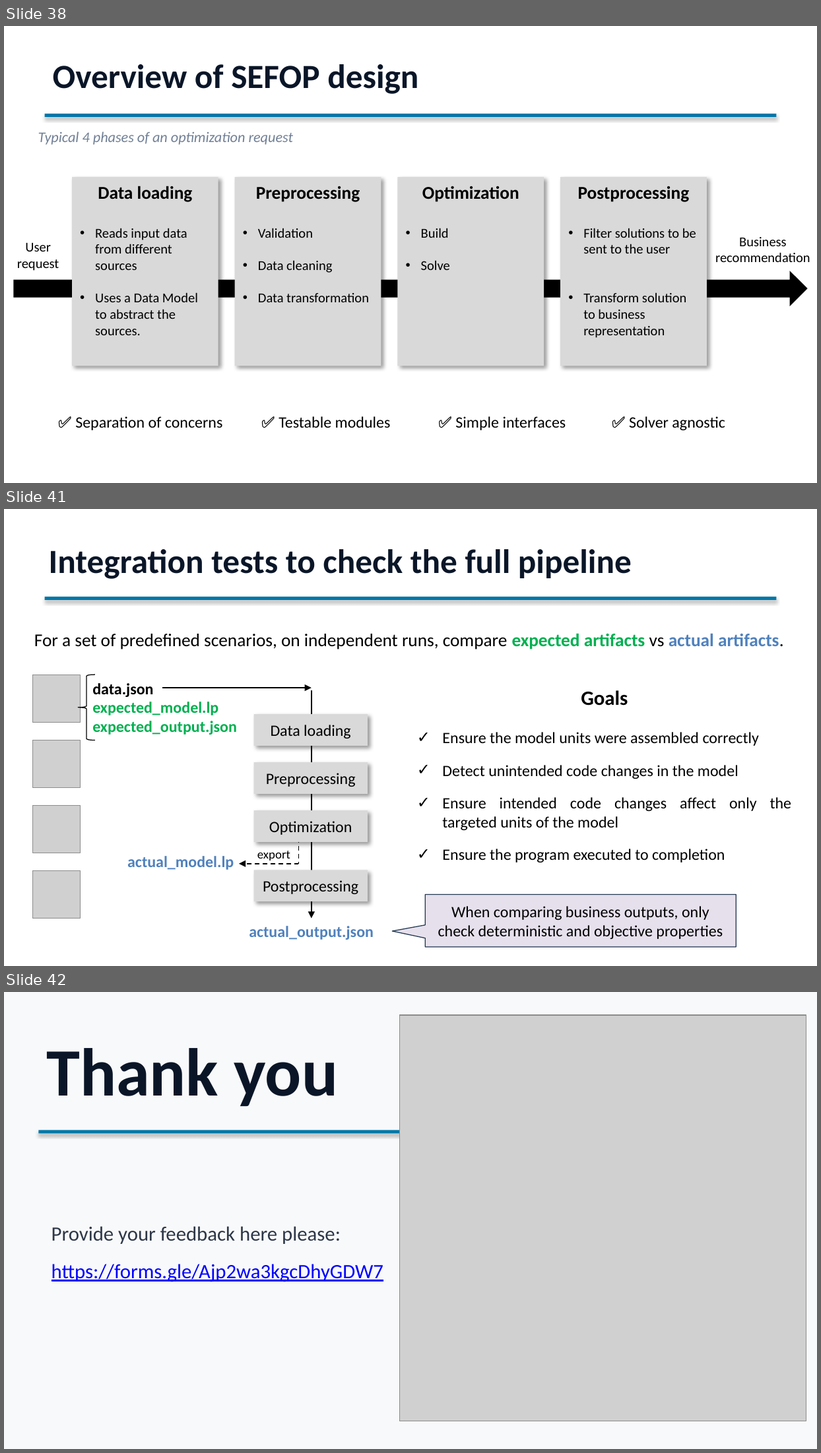
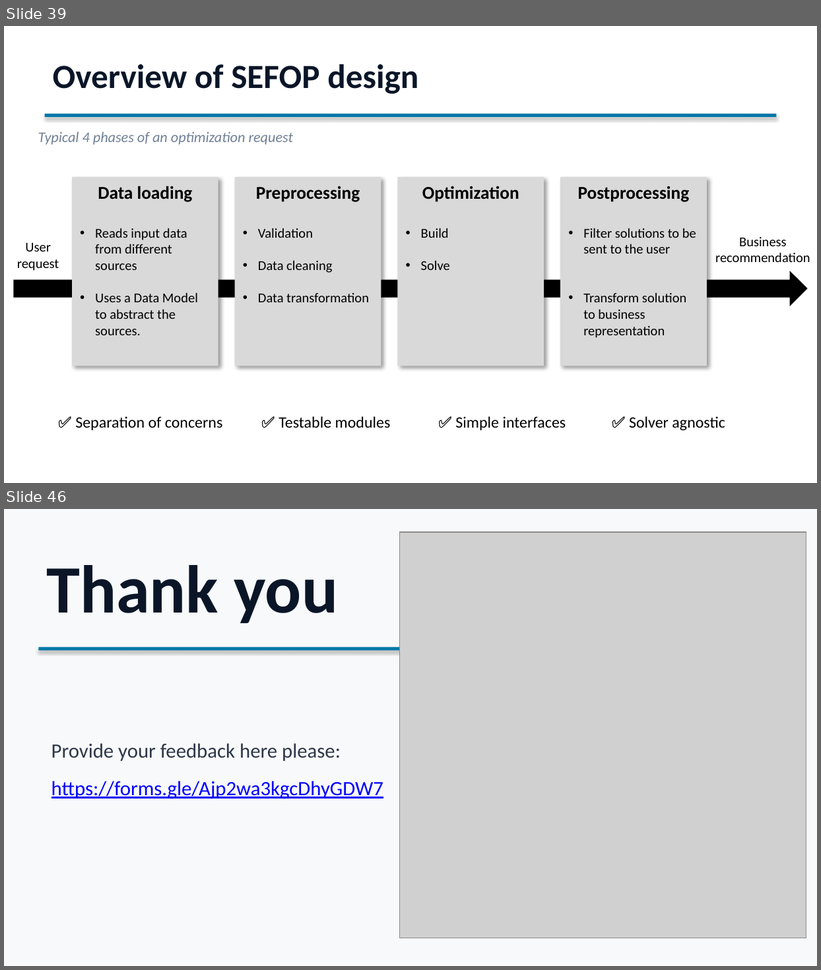
Before and after one commit to sefop/sefop-training-hub, a slide deck: workshops/2026-06-29-purdue/Purdue_Workshop.pptx. Shown one above the other, each under a label of ours: slides 38, 41 and 42 before the commit, slides 39 and 46 after it; the slides between them are not shown. The pictures are 821x1453 and 821x970 pixels, drawn with LibreOffice and Linux fonts; fonts in the diff are those of the drawing; grey boxes stand for pictures. Boxes give left, top, right and bottom in pixels: in the first picture for what was removed or moved away, otherwise in the second. Text is boxed around its words. In the diff, an @@ line names an element or a change of style, - is before the commit and + after.

```diff
--- a/workshops/2026-06-29-purdue/Purdue_Workshop.pptx
+++ b/workshops/2026-06-29-purdue/Purdue_Workshop.pptx
@@ slide 41 removed at [4,509,817,966], background #FFFFFF @@
@@ text removed at [49,549,632,579] @@
-Integration tests to check the full pipeline
@@ rectangle removed at [45,597,776,600] @@
@@ text removed at [34,633,784,650] @@
-For a set of predefined scenarios, on independent runs, compare expected artifacts vs actual artifacts.
@@ picture removed at [32,675,81,723] @@
@@ left brace removed at [78,675,95,741] @@
@@ text removed at [92,683,237,735] @@
-data.json
-expected_model.lp
-expected_output.json
@@ arrow removed from (162, 688) to (312, 688) @@
@@ arrow removed from (312, 691) to (312, 919) @@
@@ text removed at [442,691,792,863] @@
-Goals
-✓ Ensure the model units were assembled correctly
-✓ Detect unintended code changes in the model
-✓ Ensure intended code changes affect only the targeted units of the model
-✓ Ensure the program executed to completion
@@ rectangle removed at [253,715,368,747] @@
-Data loading
@@ picture removed at [32,741,81,789] @@
@@ rectangle removed at [253,762,368,794] @@
-Preprocessing
@@ picture removed at [32,806,81,854] @@
@@ rectangle removed at [253,811,368,842] @@
-Optimization
@@ line removed from (298, 838) to (298, 864) @@
@@ text removed at [127,856,234,870] @@
-actual_model.lp
@@ arrow removed from (298, 864) to (239, 864) @@
@@ text removed at [257,851,290,861] @@
-export
@@ picture removed at [32,871,81,919] @@
@@ rectangle removed at [253,870,368,902] @@
-Postprocessing
@@ speech box removed at [425,895,736,947] @@
-When comparing business outputs, only check deterministic and objective properties
@@ text removed at [249,926,374,940] @@
-actual_output.json
@@ what was slide 38 is now slide 39 @@
@@ what was slide 42 is now slide 46 @@
```
Also in this commit, not shown: 1 slide changed, 7 slides added, 2 other slides removed.
